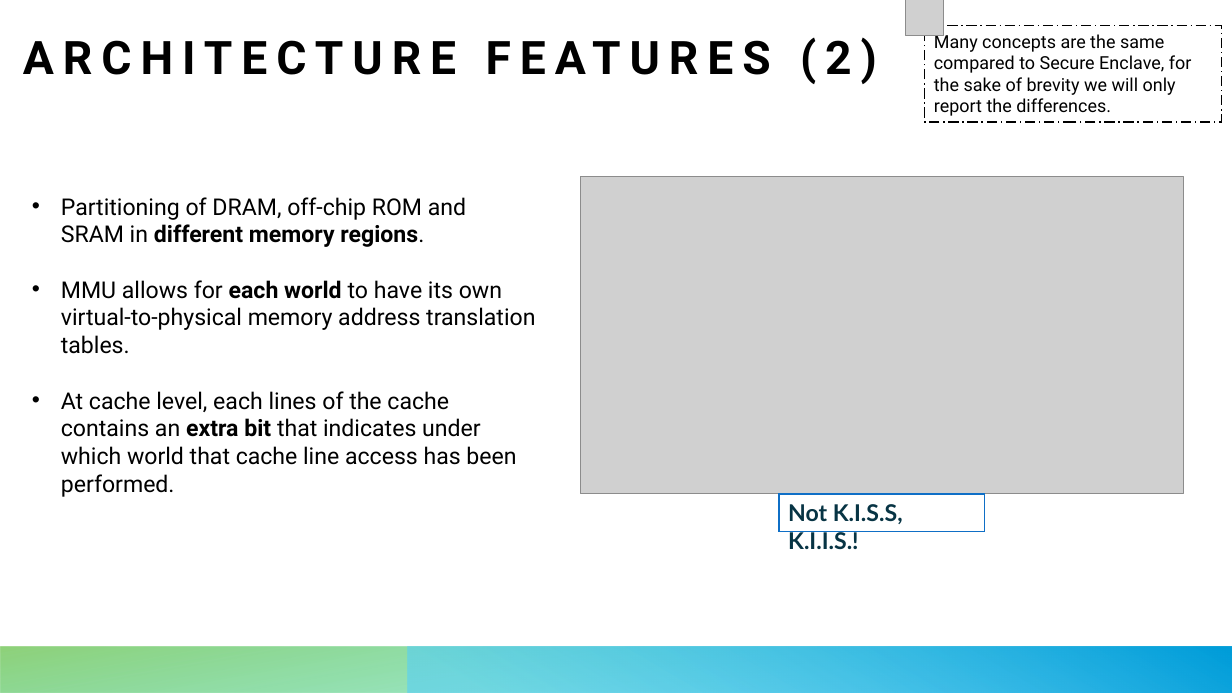
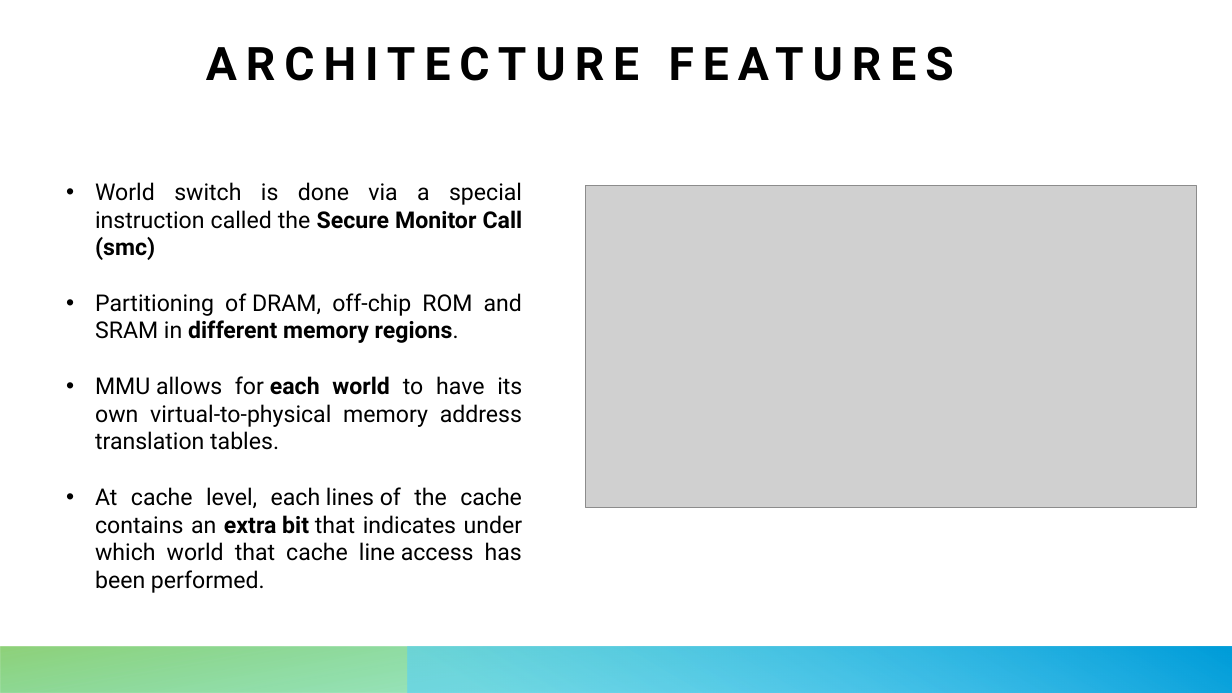
Before and after one commit to leonardopoggiani/Appunti, a slide deck: slide 19 of ComputerArchitecture/Presentazione/Presentazione_2.pptx. Drawn at 1232x693 pixels with LibreOffice and Linux fonts; fonts in the diff are those of the drawing; grey boxes stand for pictures. Boxes give left, top, right and bottom in pixels: in the first picture for what was removed or moved away, otherwise in the second. Text is boxed around its words. In the diff, an @@ line names an element or a change of style, - is before the commit and + after.

```diff
--- a/ComputerArchitecture/Presentazione/Presentazione_2.pptx
+++ b/ComputerArchitecture/Presentazione/Presentazione_2.pptx
@@ picture removed at bbox=[906, 0, 944, 36] @@
@@ rectangle removed at bbox=[925, 26, 1222, 122] @@
-Many concepts are the same compared to Secure Enclave, for the sake of brevity we will only report the differences.
@@ title at bbox=[825, 40, 851, 74]: text changed @@
-ARCHITECTURE FEATURES (2)
+ARCHITECTURE FEATURES
@@ text "World switch is done via ...": place and size @@
-text "World switch is done via ..." at bbox=[61, 197, 535, 497]
+text "World switch is done via ..." at bbox=[95, 182, 523, 593]
@@ text at bbox=[95, 182, 523, 260]: paragraph added @@
+• World switch is done via a special instruction called the Secure Monitor Call (smc)
@@ picture: place and size @@
-picture at bbox=[580, 177, 1184, 494]
+picture at bbox=[586, 186, 1197, 507]
@@ text at bbox=[95, 293, 523, 593]: alignment left to justified @@
@@ rectangle removed at bbox=[779, 494, 984, 531] @@
-Not K.I.S.S, K.I.I.S.!
```
Also in this commit, not shown: 24 other slides changed, 9 slides added, 7 slides removed, 3 other files.
